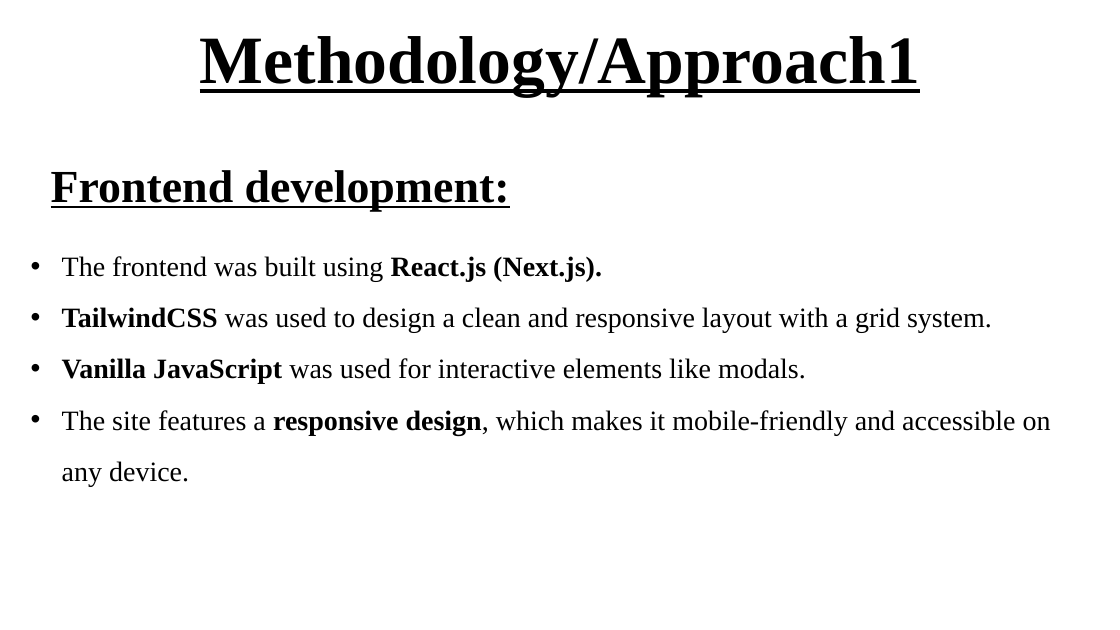
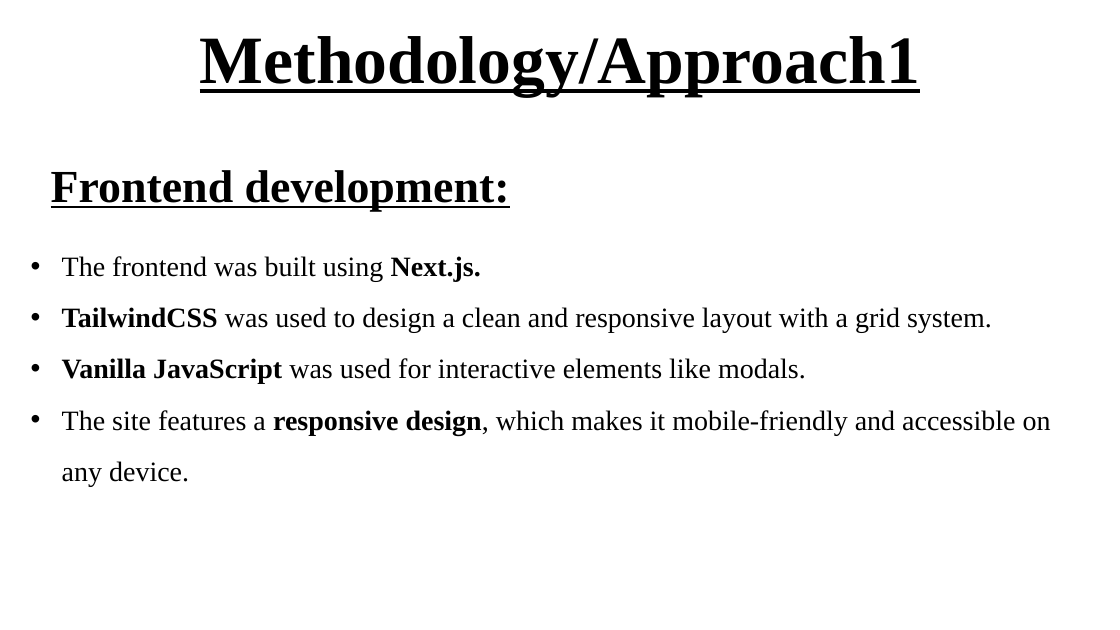
Before and after one commit to chandusoni1/Inklink, a slide deck: slide 7 of inklink ppt.pptx (slide 6 before the commit). Drawn at 1120x630 pixels with LibreOffice and Linux fonts; fonts in the diff are those of the drawing. Boxes give left, top, right and bottom in pixels: in the first picture for what was removed or moved away, otherwise in the second. Text is boxed around its words. In the diff, an @@ line names an element or a change of style, - is before the commit and + after.

```diff
--- a/inklink ppt.pptx
+++ b/inklink ppt.pptx
@@ text at [62, 256, 481, 282]: text changed @@
-  • The frontend was built using React.js (Next.js).
+  • The frontend was built using Next.js.
```
Also in this commit, not shown: 5 other slides changed, 1 slide added, 2 other files.
